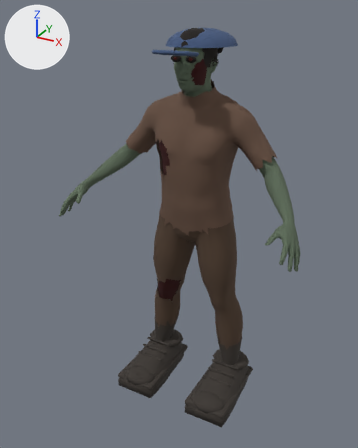
One commit to the glTF model assets/models/zombie_short.glb: the scene before it, then after it.
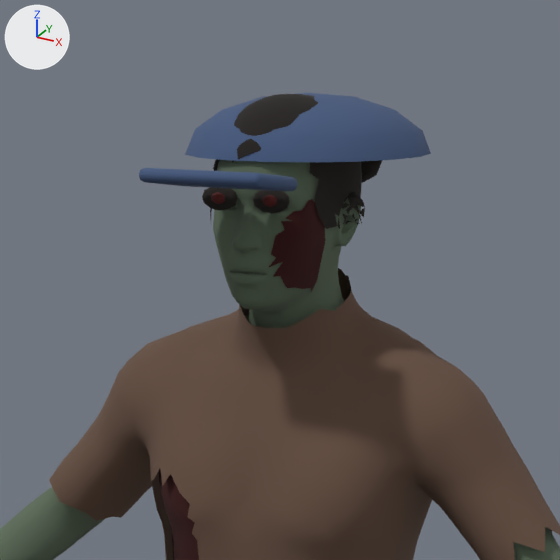
The first picture shows the older version from a 50 mm lens placed at (0.883, -1.784, 1.672), pointed at (-0.039, -0.107, 0.833). The close-ups show the older and then the newer version on the part from 31% to 77% of the width and 0% to 37% of the height of that picture. Only the edits that show in the close-ups are written down. Lighting does not change. The marker at upper left points along +X, +Y and +Z. Vertices at exactly the same position are counted once.

Objects in the first close-up: 'Zombie'.
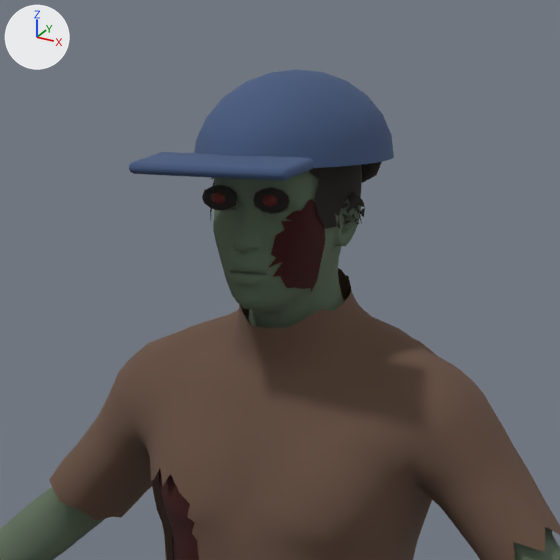
What changed in the scene script:
```text
Change me_zombie:
    used by ob_zombie; location = (0.0, 0.0, 0.0)
    remove me_zombie.from_pydata(...)  # 11478 vertices, 22205 faces; spans x -0.52..0.52, y -0.34..0.14, z -0.01..1.6
    add me_zombie.from_pydata(...)  # 11550 vertices, 22343 faces; spans x -0.52..0.52, y -0.34..0.13, z -0.01..1.62
    me_zombie part 1: the loose piece of 56 vertices spanning x -0.07..0.07, y -0.25..-0.16, z 1.51..1.53 is scaled about its middle by (1.33, 0.754, -0.0255), then moved by (0.0, 0.01, 0.01)
    me_zombie part 2
    32 vertices are removed from x -0.14..0.14, y -0.14..0.14, z 1.54..1.59
    79 faces are deleted
    39 vertices move from x -0.12..0.12, y -0.13..0.12, z 1.56..1.6 to x -0.07..0.06, y -0.13..0.05, z 1.56..1.62
    104 vertices are added at x -0.1..0.09, y -0.17..0.13, z 1.53..1.62
    217 new faces join them, mat_cap (dark blue #42577c)
```

Boxes (x1, y1, x2, y2) around the edits, measured in the close-ups (560 x 560 px; the box of a moved part takes in the faces that stretch with it):
'Zombie', reshaped
    before: (0, 93, 560, 560)
    after: (0, 69, 560, 560)
part 1 of me_zombie, moved or reshaped
    before: (139, 168, 297, 192)
    after: (129, 152, 314, 181)
part 2 of me_zombie, built on
    before: (185, 93, 431, 162)
    after: (194, 69, 394, 168)
